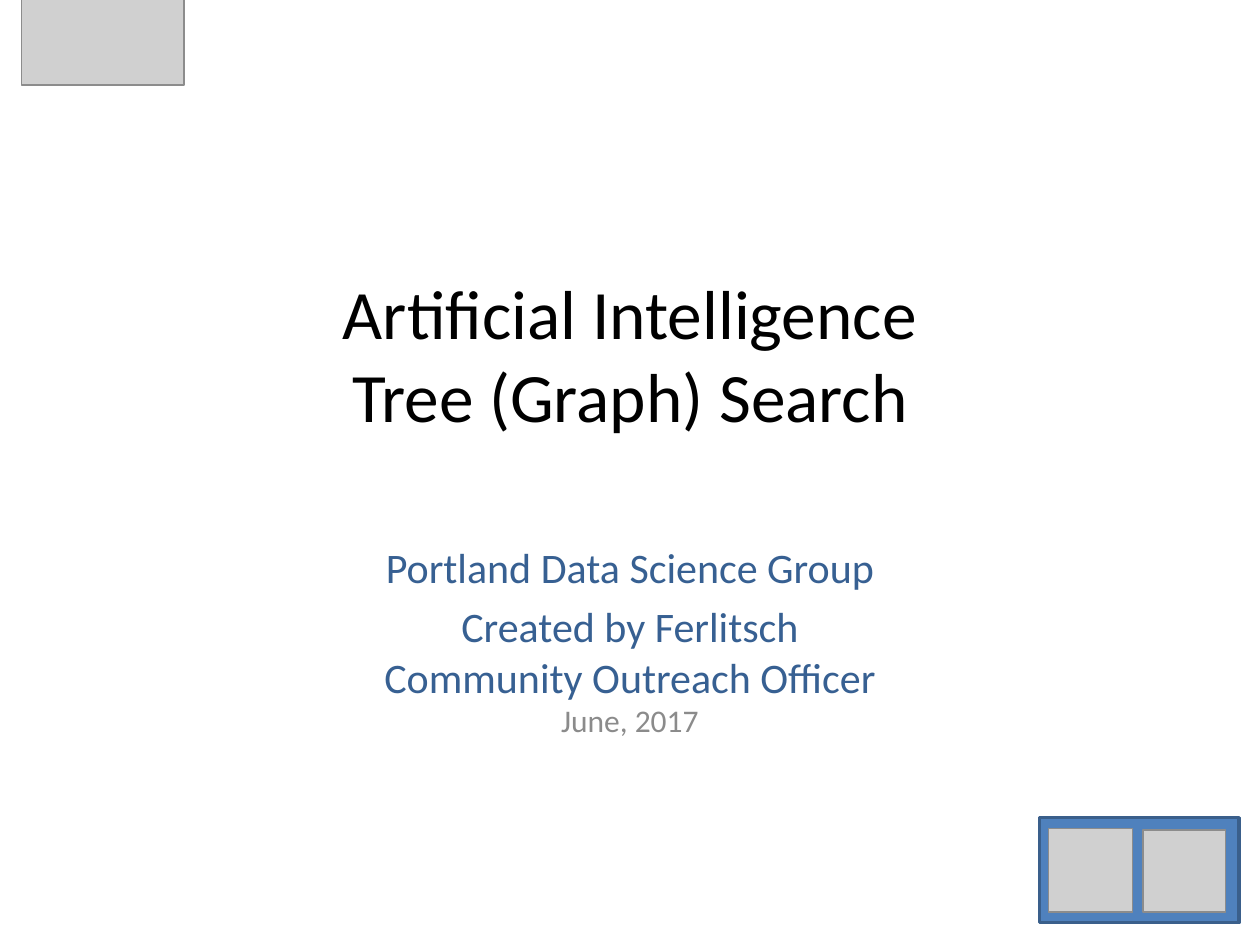
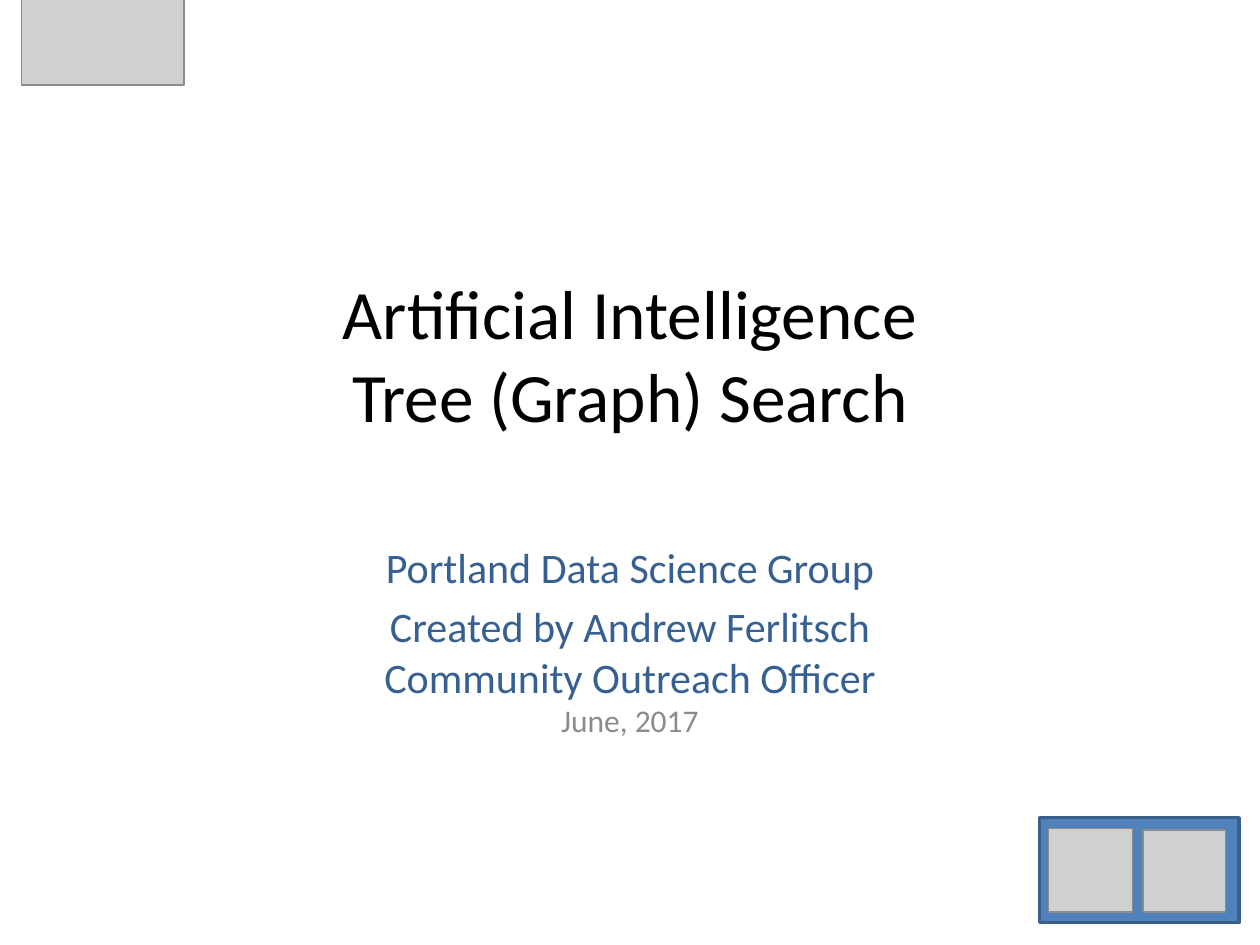
Before and after one commit to andrewferlitsch/Portland-Data-Science-Group, a slide deck: slide 1 of Presentations/AI - Graph Search.pptx. Drawn at 1260x945 pixels with LibreOffice and Linux fonts; fonts in the diff are those of the drawing; grey boxes stand for pictures. Boxes give left, top, right and bottom in pixels: in the first picture for what was removed or moved away, otherwise in the second. Text is boxed around its words. In the diff, an @@ line names an element or a change of style, - is before the commit and + after.

Commit message:
add DLS and IDS

```diff
--- a/Presentations/AI - Graph Search.pptx
+++ b/Presentations/AI - Graph Search.pptx
@@ subtitle at (384,613,875,736): text changed @@
-Created by Ferlitsch
-Community Outreach Officer
-June, 2017
+Created by Andrew Ferlitsch
+Community Outreach Officer
+June, 2017
```
Also in this commit, not shown: 1 other slide changed, 5 slides added.
